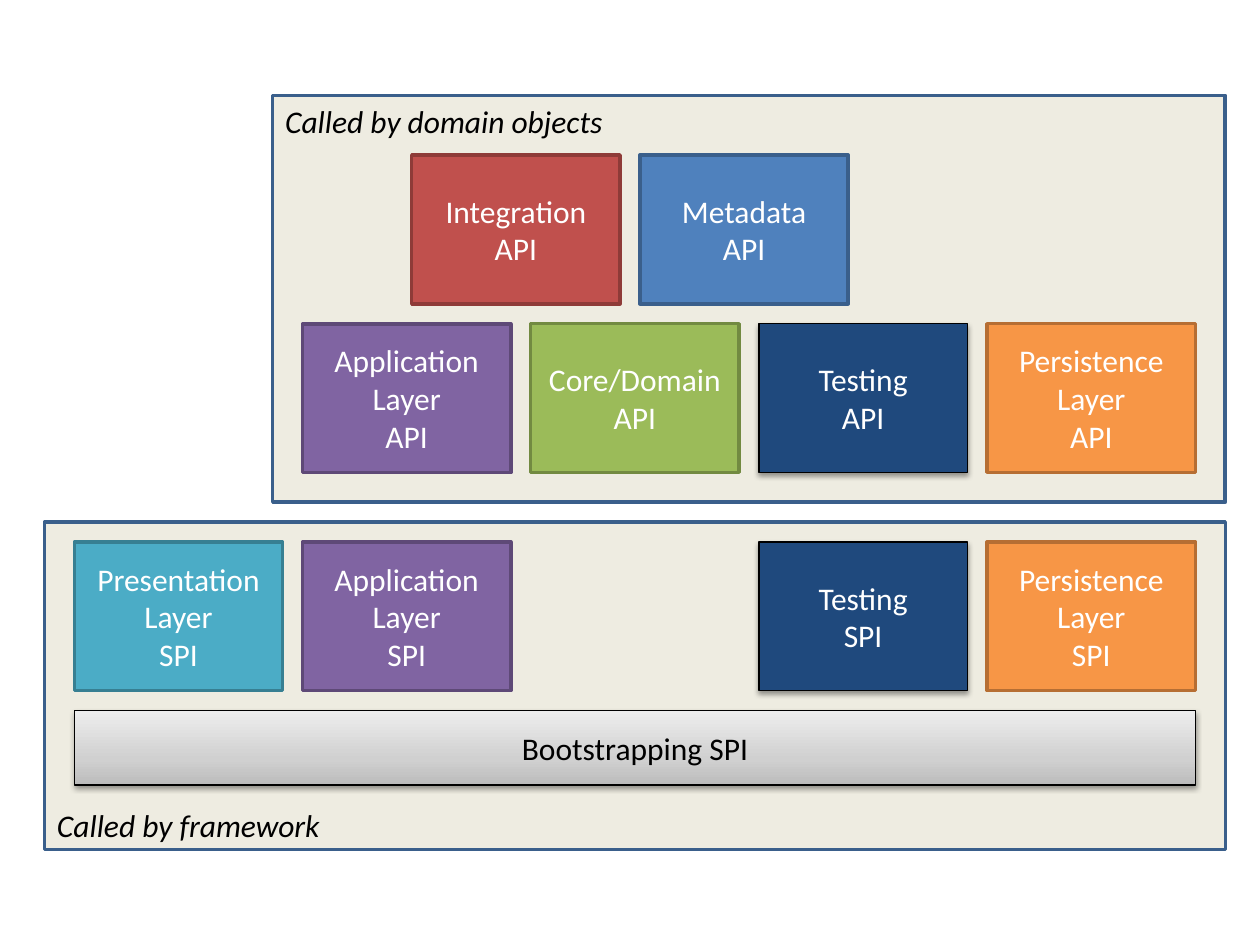
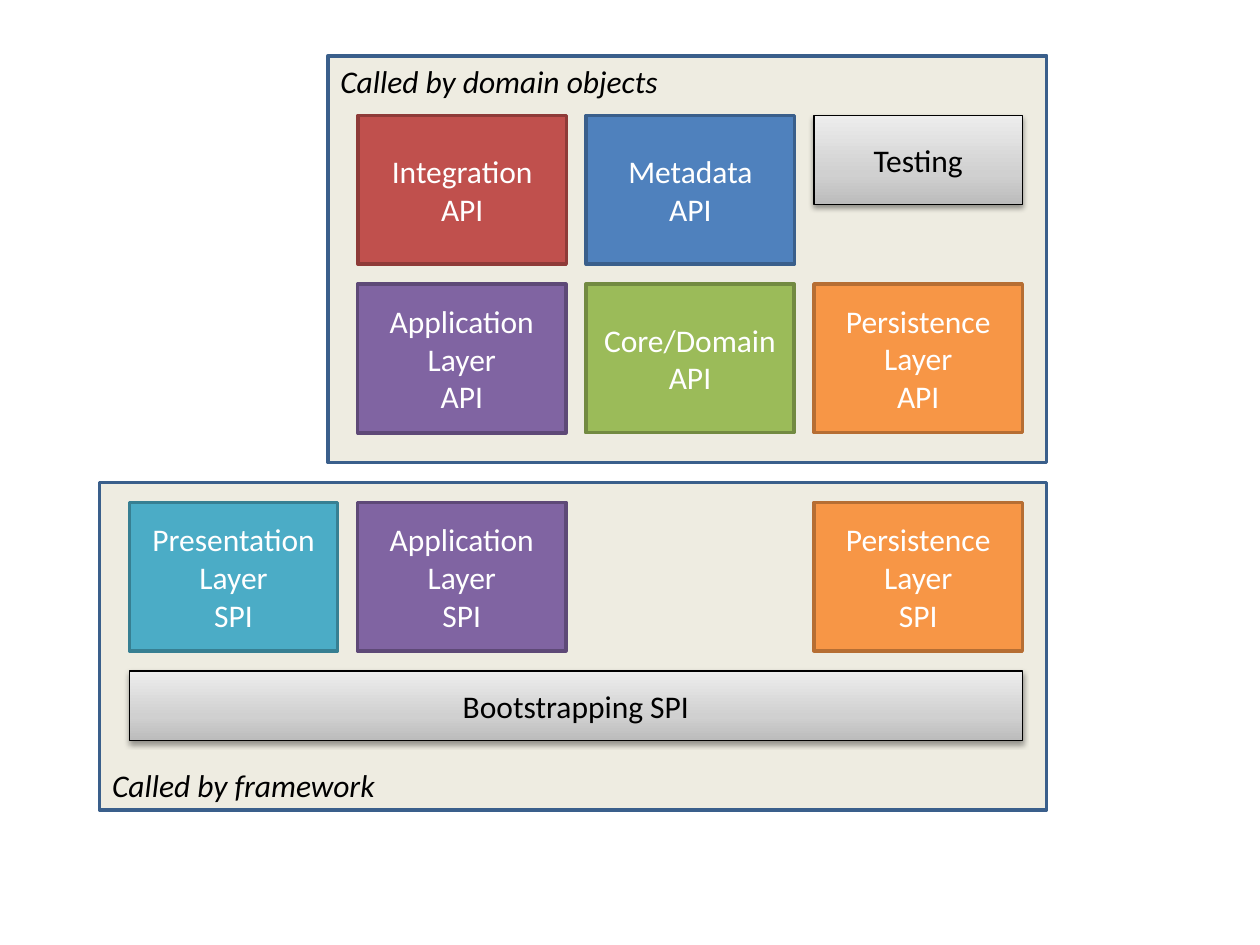
Before and after one commit to apache/causeway-site, a slide deck: slide 1 of content/guides/images/reference-services/categories.pptx. Drawn at 1260x945 pixels with LibreOffice and Linux fonts; fonts in the diff are those of the drawing. Boxes give left, top, right and bottom in pixels: in the first picture for what was removed or moved away, otherwise in the second. Text is boxed around its words. In the diff, an @@ line names an element or a change of style, - is before the commit and + after.

```diff
--- a/content/guides/images/reference-services/categories.pptx
+++ b/content/guides/images/reference-services/categories.pptx
@@ rectangle "Called by domain objects": place and size @@
-rectangle "Called by domain objects" at <box>273,96,1226,503</box>
+rectangle "Called by domain objects" at <box>328,55,1047,462</box>
@@ rectangle "Integration API": place and size @@
-rectangle "Integration API" at <box>412,155,620,304</box>
+rectangle "Integration API" at <box>358,116,566,265</box>
@@ rectangle "Metadata API": place and size @@
-rectangle "Metadata API" at <box>640,155,848,304</box>
+rectangle "Metadata API" at <box>586,116,794,265</box>
@@ rectangle "Testing": place and size @@
-rectangle "Testing" at <box>759,324,966,472</box>
+rectangle "Testing" at <box>814,116,1022,205</box>
@@ rectangle "Testing" at <box>814,116,1022,205</box>: fill #1F497D to gradient #BDBDBD to #D1D1D1 to #EEEEEE @@
@@ text in rectangle at <box>874,150,963,178</box>: text changed; text colour #FFFFFF to #000000 @@
-Testing
-API
+Testing
@@ 4 rectangles: place and size @@
-4 rectangles at <box>74,324,738,690</box>
+4 rectangles at <box>130,284,794,651</box>
@@ rectangle "Persistence Layer": place and size @@
-rectangle "Persistence Layer" at <box>987,324,1194,472</box>
+rectangle "Persistence Layer" at <box>814,284,1022,432</box>
@@ rectangle "Called by framework": place and size @@
-rectangle "Called by framework" at <box>44,522,1225,849</box>
+rectangle "Called by framework" at <box>100,483,1047,810</box>
@@ rectangle "Persistence Layer": place and size @@
-rectangle "Persistence Layer" at <box>987,542,1194,690</box>
+rectangle "Persistence Layer" at <box>814,503,1022,651</box>
@@ rectangle removed at <box>759,542,966,690</box> @@
-Testing
-SPI
@@ rectangle "Bootstrapping SPI": place and size @@
-rectangle "Bootstrapping SPI" at <box>74,711,1196,785</box>
+rectangle "Bootstrapping SPI" at <box>130,672,1023,741</box>
```
Also in this commit, not shown: 5 other files.
